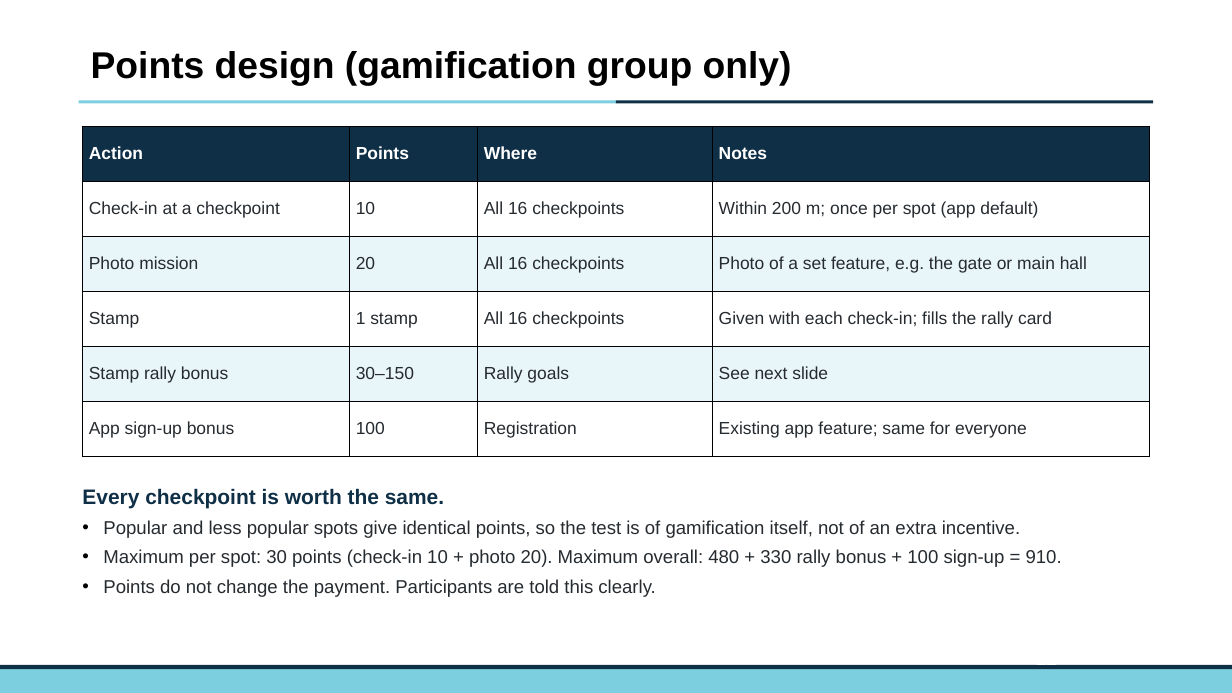
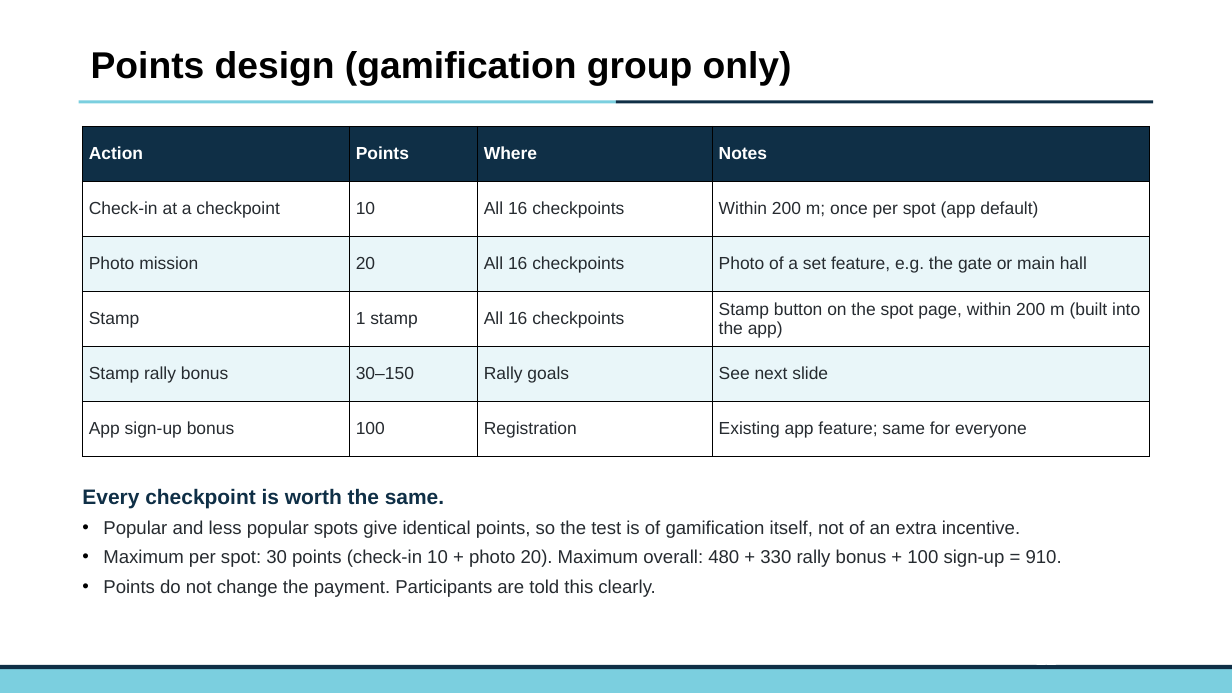
Before and after one commit to JakeChoi03/GitHub, a slide deck: slide 11 of reports/Asakusa_experiment_plan.pptx. Drawn at 1232x693 pixels with LibreOffice and Linux fonts; fonts in the diff are those of the drawing; background and template pictures are left out. Boxes give left, top, right and bottom in pixels: in the first picture for what was removed or moved away, otherwise in the second. Text is boxed around its words. In the diff, an @@ line names an element or a change of style, - is before the commit and + after.

```diff
--- a/reports/Asakusa_experiment_plan.pptx
+++ b/reports/Asakusa_experiment_plan.pptx
@@ table at (82,127,1150,457) @@
-row 4, column 4: Given with each check-in; fills the rally card
+row 4, column 4: Stamp button on the spot page, within 200 m (built into the app)
```
Also in this commit, not shown: 5 other slides changed, 2 slides added, 2 other files.
